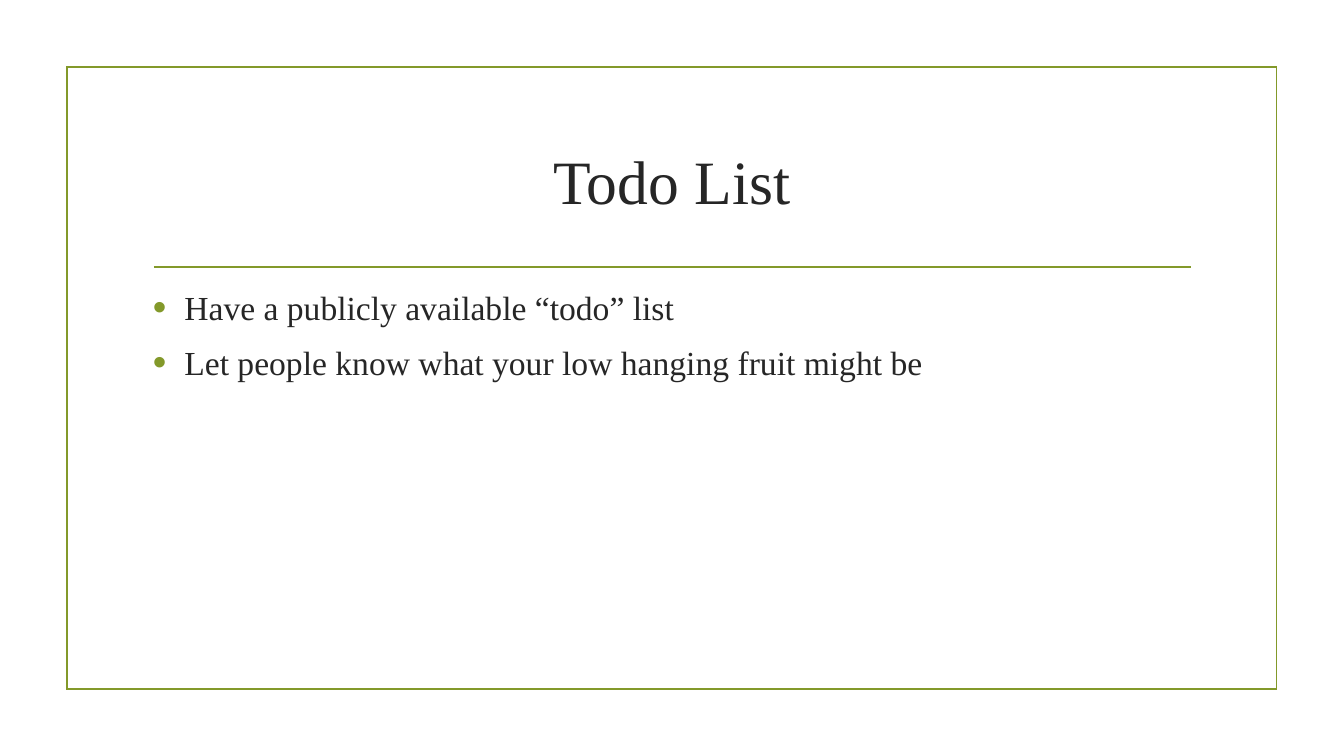
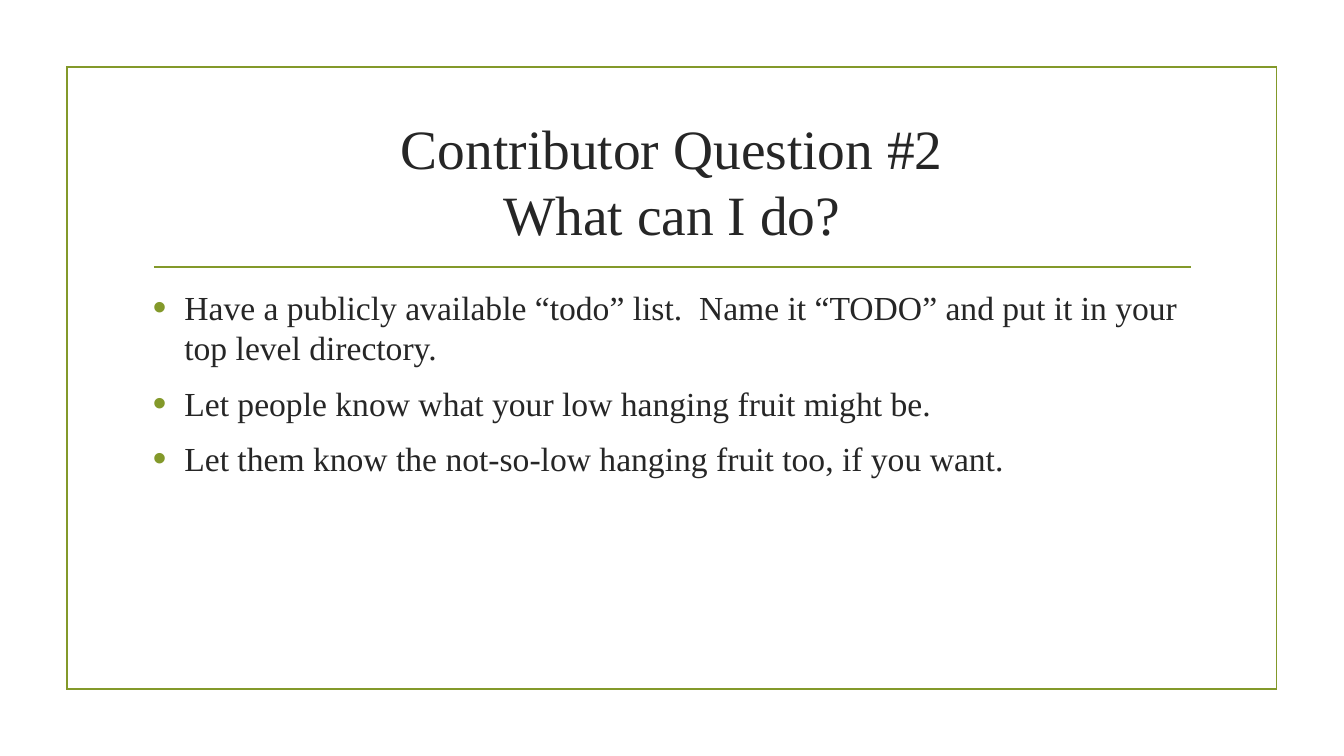
Before and after one commit to jmaslak/OpenYourOpenSourceSlides, a slide deck: slide 3 of OpenYourOpenSource.pptx. Drawn at 1344x756 pixels with LibreOffice and Linux fonts; fonts in the diff are those of the drawing; background and template pictures are left out. Boxes give left, top, right and bottom in pixels: in the first picture for what was removed or moved away, otherwise in the second. Text is boxed around its words. In the diff, an @@ line names an element or a change of style, - is before the commit and + after.

```diff
--- a/OpenYourOpenSource.pptx
+++ b/OpenYourOpenSource.pptx
@@ title at <box>401,130,942,236</box>: text changed; size 44 to 39.6 pt @@
-Todo List
+Contributor Question #2
+What can I do?
@@ text at <box>184,296,1177,478</box>: text changed @@
-• Have a publicly available “todo” list
-• Let people know what your low hanging fruit might be
+• Have a publicly available “todo” list. Name it “TODO” and put it in your top level directory.
+• Let people know what your low hanging fruit might be.
+• Let them know the not-so-low hanging fruit too, if you want.
```
Also in this commit, not shown: 4 other slides changed, 1 slide added, 1 other file.
